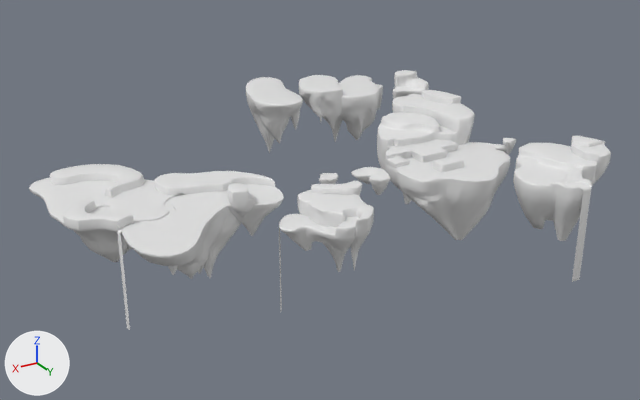
The Blender file ZeldaLike TING/Assets/Art/Meshes/Environment/Iles/Iles.blend, before and after one commit.
The view is the same before and after, from a 50 mm lens placed at (234.0, 419.0, 217.0), pointed at (-45.0, -46.0, -16.0). Every picture has the same lights, and +X, +Y and +Z are marked at lower left.

Names of what the first picture shows: 'Floor_1_Scene:006', 'Ile_1_Island_02:001.001', 'Island_04:001_Scene:084', 'Island_04__1_.001_Scene.015', 'Island_04__1_.002_Scene.007', 'Island_04__1__Scene.001', 'Island_05:001.001', 'Island_Wall_01_Scene', 'Island_main_03_Scene:006', 'Island_windVillage_01_Scene:003', 'Island_wind_01_Scene.001', 'Island_wind_02_Scene.002', 'Island_wind_03_Scene.001', 'Plane.001', 'Plane.002'.
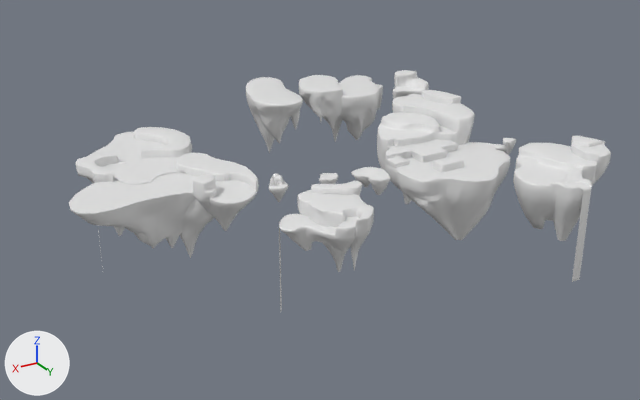
Where the newer file only moved an object's origin or applied its transform, the numbers keep the older frame.

The change, as a diff of the scene's bpy script:
```diff
--- a/ZeldaLike TING/Assets/Art/Meshes/Environment/Iles/Iles.blend.py
+++ b/ZeldaLike TING/Assets/Art/Meshes/Environment/Iles/Iles.blend.py
@@ ob_island_04__1__001_scene_015 @@
-ob_island_04__1__001_scene_015 = bpy.data.objects.new('Island_04__1_.001_Scene.015', me_island_04__1__001_scene_015)
@@ ob_island_04__1__scene_001 @@
-ob_island_04__1__scene_001 = bpy.data.objects.new('Island_04__1__Scene.001', me_island_04__1__scene_001)
@@ ob_island_04__1__002_scene_007 @@
-ob_island_04__1__002_scene_007 = bpy.data.objects.new('Island_04__1_.002_Scene.007', me_island_04__1__002_scene_007)
@@ ob_plane_001 @@
 ob_plane_001 = bpy.data.objects.new('Plane.001', me_plane_001)
-ob_plane_001.location = (3.4, -1.8, -2.0)
-ob_plane_001.rotation_euler = (0.0, 0.0, -2.542)  # degrees (0, 0, -146)
-ob_plane_001.scale = (6.44, 6.44, 6.44)
+ob_plane_001.location = (-7.2, -37.4, 13.5)
+ob_plane_001.rotation_euler = (1.571, 0.0, 1.831)  # degrees (90, 0, 105)
+ob_plane_001.scale = (0.587, 0.587, 0.587)
@@ ob_plane_002 @@
-ob_plane_002 = bpy.data.objects.new('Plane.002', me_plane_002)
@@ ob_island_02__1__001_scene_007 @@
+ob_island_02__1__001_scene_007 = bpy.data.objects.new('Island_02__1_.001_Scene.007', me_island_02__1__001_scene_007)  # 310 vertices, 296 faces; spans x -12.4..1.4, y -3.6..13.7, z 25.5..39.9; in mat_default_obj (white #e7e7e7)
+ob_island_02__1__001_scene_007.location = (0.0, 0.0, 0.0)
+ob_island_02__1__001_scene_007.rotation_euler = (1.571, 0.0, 0.0)  # degrees (90, 0, 0)
@@ ob_plane_005 @@
+ob_plane_005 = bpy.data.objects.new('Plane.005', me_plane_005)  # 48 vertices, 23 faces; spans x 29.6..91.0, y -55.9..7.1, z 73.7..124.5; in mat_default_obj_046 (white #e7e7e7)
+ob_plane_005.location = (0.0, 0.0, 0.0)
+ob_plane_005.rotation_euler = (1.571, 0.0, 0.0)  # degrees (90, 0, 0)
@@ ob_island_04__1__002_scene_001 @@
+ob_island_04__1__002_scene_001 = bpy.data.objects.new('Island_04__1_.002_Scene.001', me_island_04__1__002_scene_001)  # 511 vertices, 494 faces; spans x 31.1..45.3, y -5.2..17.5, z 33.9..50.9; in mat_default_obj_043 (white #e7e7e7)
+ob_island_04__1__002_scene_001.location = (0.0, 0.0, 0.0)
+ob_island_04__1__002_scene_001.rotation_euler = (1.571, 0.0, 0.0)  # degrees (90, 0, 0)
@@ ob_island_04__1__scene_002 @@
+ob_island_04__1__scene_002 = bpy.data.objects.new('Island_04__1__Scene.002', me_island_04__1__scene_002)  # 1738 vertices, 1647 faces; spans x 8.3..93.9, y -29.3..12.7, z 77.4..178.7; in mat_default_obj_042 (white #e7e7e7)
+ob_island_04__1__scene_002.location = (0.0, 0.0, 0.0)
+ob_island_04__1__scene_002.rotation_euler = (1.571, 0.0, 0.0)  # degrees (90, 0, 0)
@@ ob_island_04__1__001_scene_001 @@
+ob_island_04__1__001_scene_001 = bpy.data.objects.new('Island_04__1_.001_Scene.001', me_island_04__1__001_scene_001)  # 1167 vertices, 1087 faces; spans x 1.2..115.2, y -43.1..12.7, z 20.3..103.0; in mat_default_obj_041 (white #e7e7e7)
+ob_island_04__1__001_scene_001.location = (0.0, 0.0, 0.0)
+ob_island_04__1__001_scene_001.rotation_euler = (1.571, 0.0, 0.0)  # degrees (90, 0, 0)
```

Changed parts and their boxes [x1, y1, x2, y2] in the pictures (640 x 400 px):
'Island_04__1_.001_Scene.001', added
    after: [69, 153, 259, 258]
'Island_04__1_.001_Scene.015', deleted
    before: [121, 171, 284, 279]
'Island_04__1__Scene.001', deleted
    before: [29, 164, 183, 262]
'Island_04__1__Scene.002', added
    after: [76, 127, 192, 185]
'Island_04__1_.002_Scene.007', deleted
    before: [228, 183, 255, 218]
'Plane.002', deleted
    before: [90, 194, 185, 330]
'Island_04__1_.002_Scene.001', added
    after: [192, 174, 217, 210]
'Island_02__1_.001_Scene.007', added
    after: [269, 173, 289, 202]
'Plane.005', added
    after: [98, 163, 186, 268]
'Plane.001', moved, turned, rescaled
    before: [279, 217, 293, 313]
    after: [273, 177, 279, 186]
